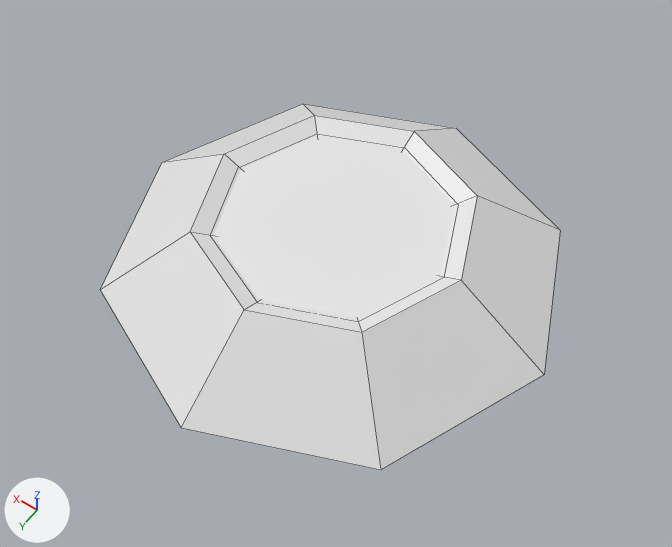
One commit to the Blender file !!! Don't Ship/Blends/baseNeutral.blend: the scene before it, then after it.
One viewpoint serves both versions: a 50 mm camera at (-2.74, 3.83, 5.56) aimed at (-0.12, 0.17, -0.19). Lighting does not change. The marker at lower left points along +X, +Y and +Z. Mesh edges are drawn as thin lines.
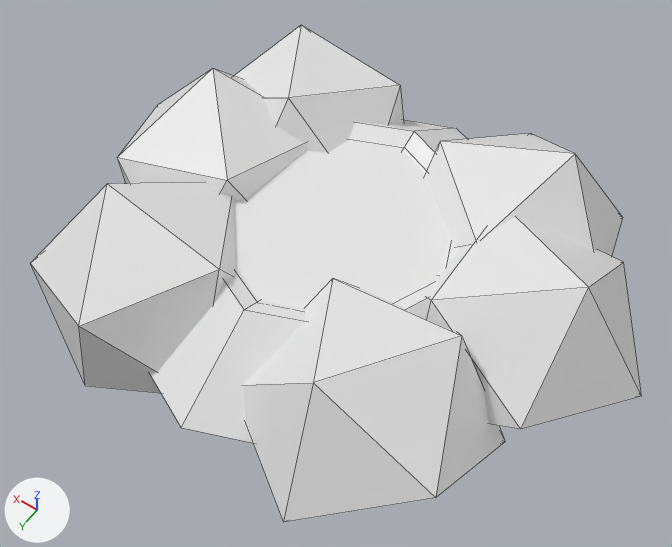
Commit message: Neutral Base Update

The edits, one by one:
Mesh me_icosphere is new.
It has 56 vertices, 73 faces and spans x -2.45..1.04, y -3.0..1.0, z -1.06..2.72.
Object 'Icosphere' (ob_icosphere) is new; it shows me_icosphere.
Its location is (1.0, 1.0, -0.3).
Its rotation in degrees is (0, -45, 0).

Pixel boxes (x1, y1, x2, y2) of what changed, in the pictures (672 x 547 px):
'Icosphere', added
    after: (31, 25, 641, 522)
'Cylinder.001', unchanged, covered by the edit
    before: (101, 104, 560, 470)
    after: (150, 120, 467, 443)
